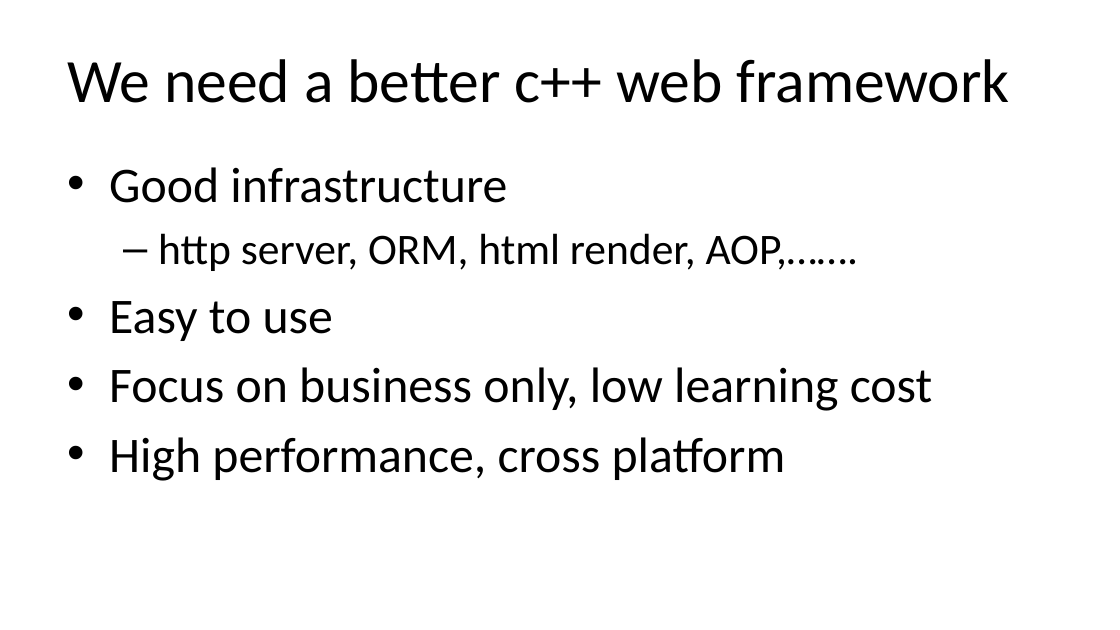
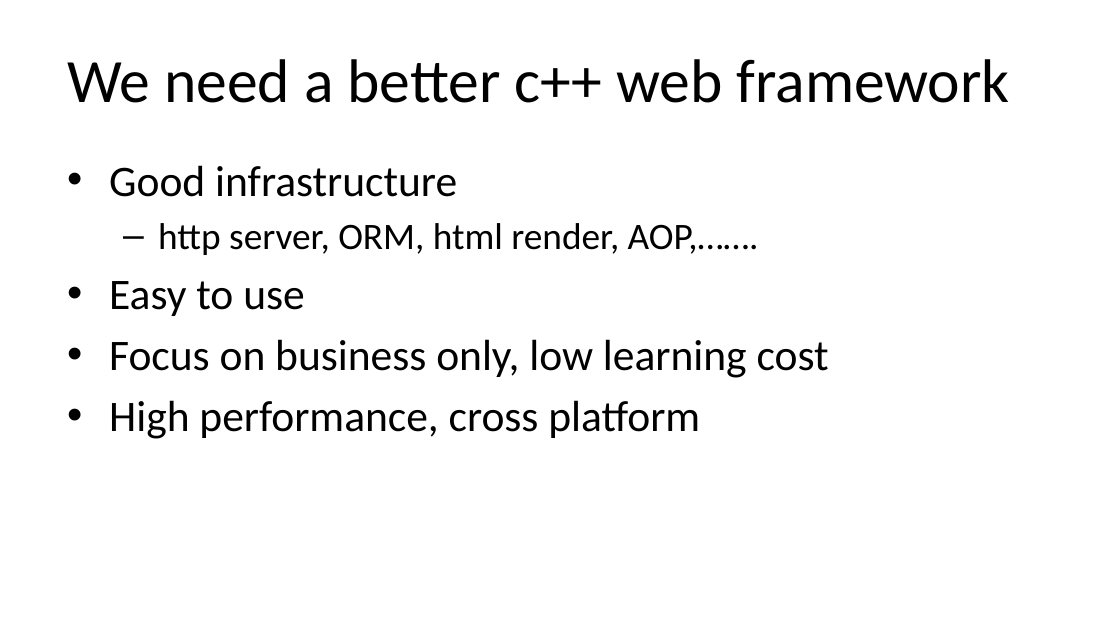
Before and after one commit to qicosmos/cppcon2018, a slide deck: slide 13 of cppcon2018.pptx. Drawn at 1120x630 pixels with LibreOffice and Linux fonts; fonts in the diff are those of the drawing. Boxes give left, top, right and bottom in pixels: in the first picture for what was removed or moved away, otherwise in the second. Text is boxed around its words. In the diff, an @@ line names an element or a change of style, - is before the commit and + after.

```diff
--- a/cppcon2018.pptx
+++ b/cppcon2018.pptx
@@ text "Good infrastructure" at (x1=109, y1=165, x2=829, y2=439): size 32 to 28 pt in "Good infrastructure", "Easy to use", "Focus on business only, low learning cost", "High performance, cross platform"; size 28 to 24 pt in "http server, ORM, html render, AOP,……." @@
```
Also in this commit, not shown: 2 other slides changed, 31 slides added.
